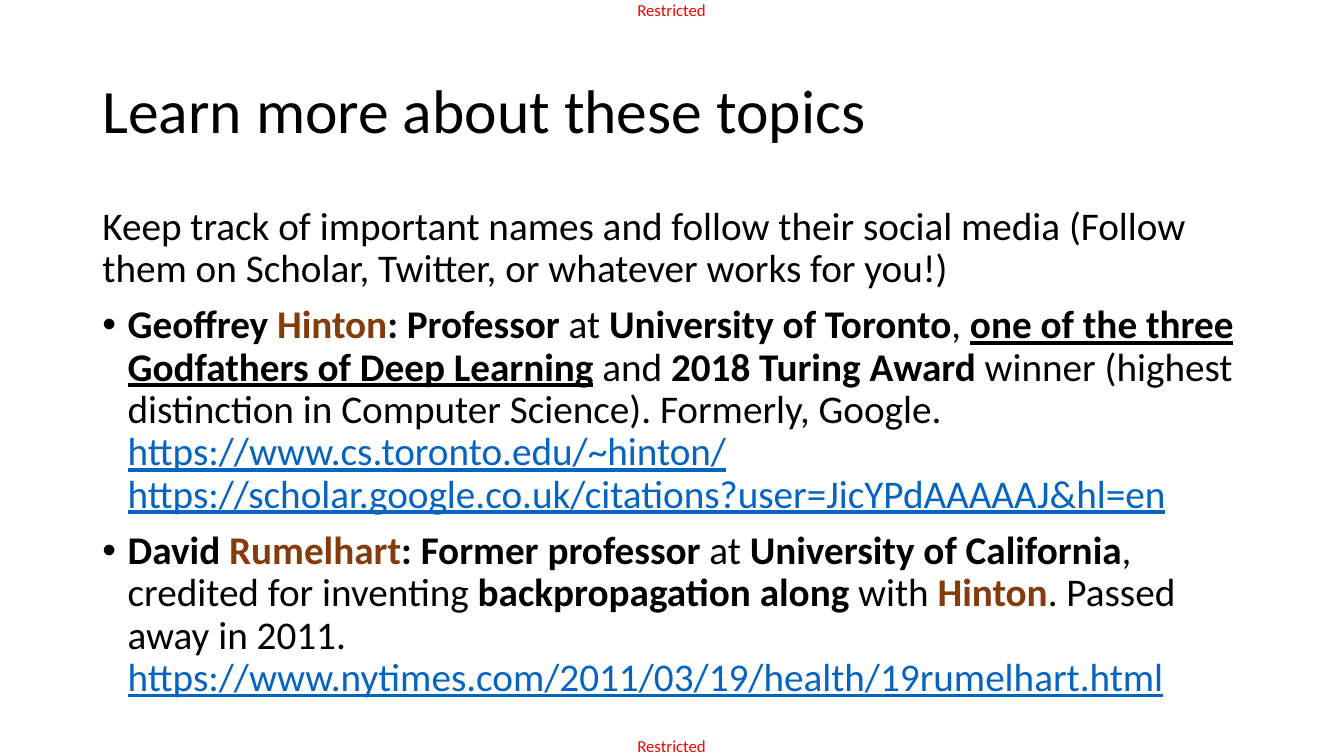
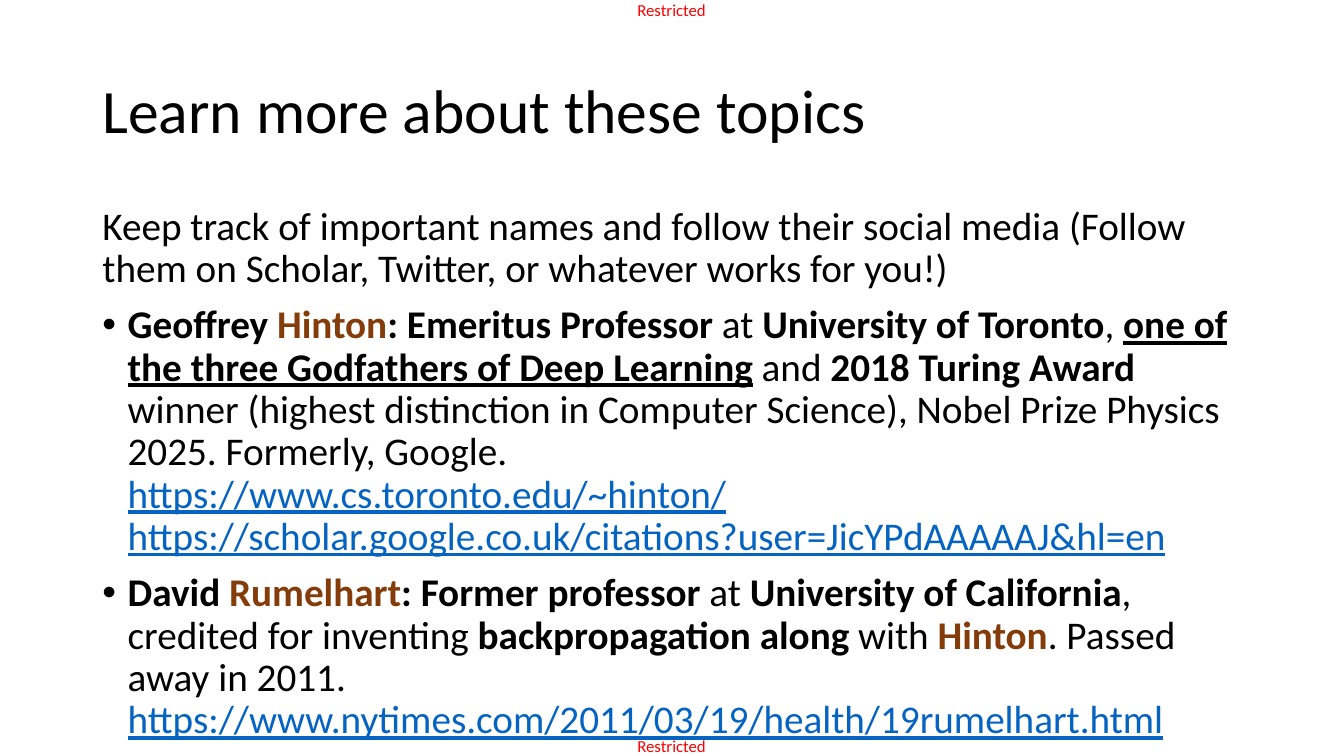
Before and after one commit to matthieudemari/SUTD_DL_50_039, a slide deck: slide 78 of W1/3. W1S3 final/W1S3.pptx. Drawn at 1344x756 pixels with LibreOffice and Linux fonts; fonts in the diff are those of the drawing. Boxes give left, top, right and bottom in pixels: in the first picture for what was removed or moved away, otherwise in the second. Text is boxed around its words. In the diff, an @@ line names an element or a change of style, - is before the commit and + after.

```diff
--- a/W1/3. W1S3 final/W1S3.pptx
+++ b/W1/3. W1S3 final/W1S3.pptx
@@ text at [128,310,1227,557]: text changed @@
-• Geoffrey Hinton: Professor at University of Toronto, one of the three Godfathers of Deep Learning and 2018 Turing Award winner (highest distinction in Computer Science). Formerly, Google.
-  https://www.cs.toronto.edu/~hinton/
-  https://scholar.google.co.uk/citations?user=JicYPdAAAAAJ&hl=en
+• Geoffrey Hinton: Emeritus Professor at University of Toronto, one of the three Godfathers of Deep Learning and 2018 Turing Award winner (highest distinction in Computer Science), Nobel Prize Physics 2025. Formerly, Google.
+  https://www.cs.toronto.edu/~hinton/
+  https://scholar.google.co.uk/citations?user=JicYPdAAAAAJ&hl=en
```
Also in this commit, not shown: 6 other files.
